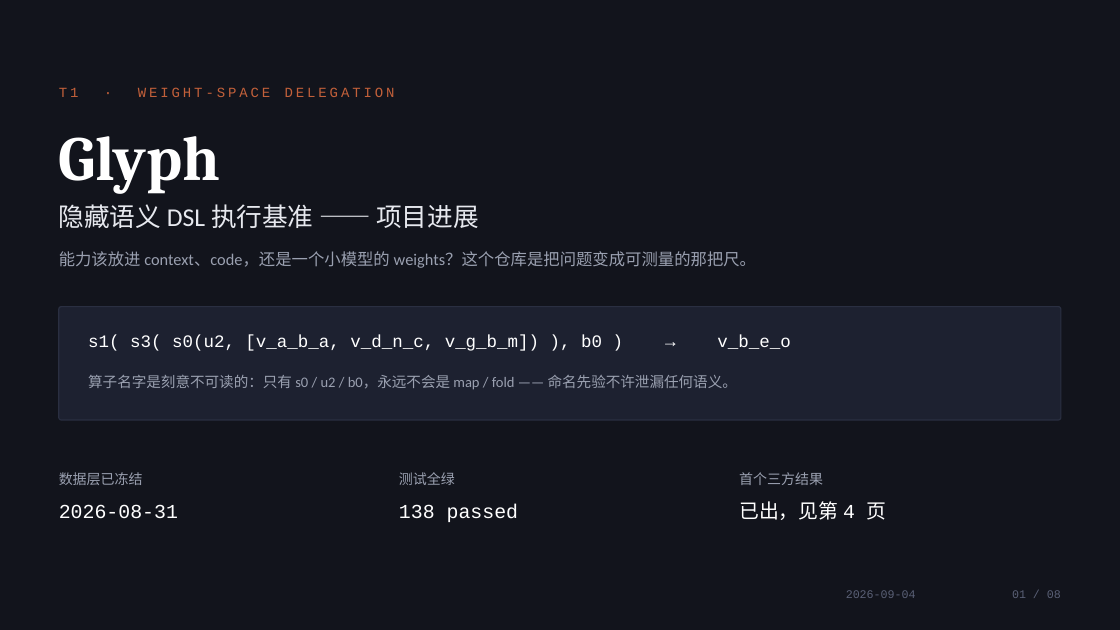
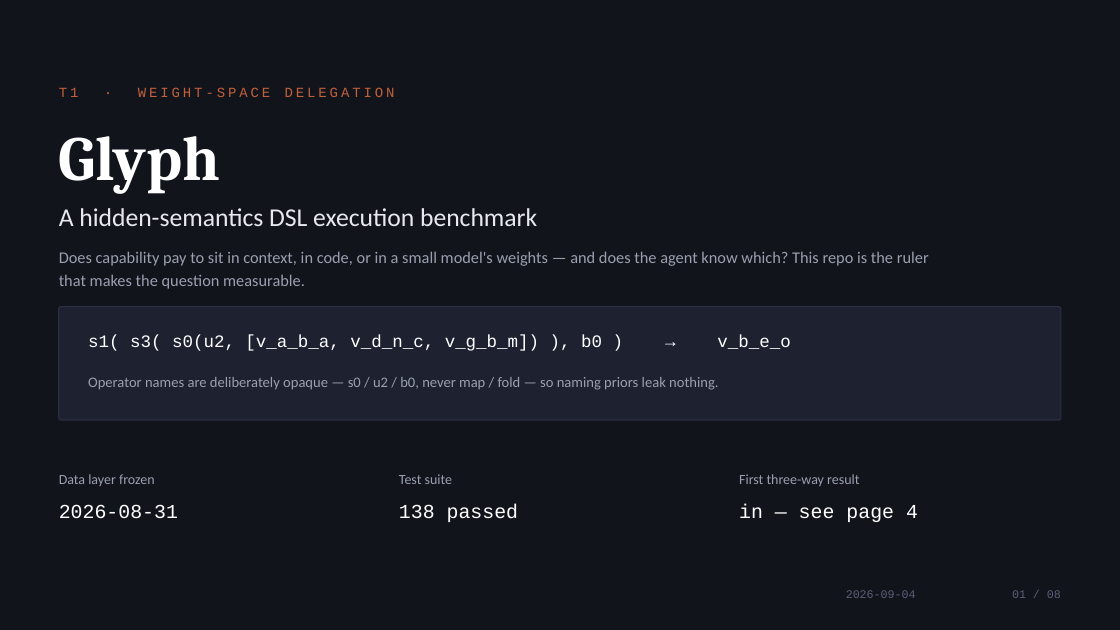
Before and after one commit to ash-ding/Glyph, a slide deck: slide 1 of docs/slides/glyph-progress-2026-09-04.pptx. Drawn at 1120x630 pixels with LibreOffice and Linux fonts; fonts in the diff are those of the drawing. Boxes give left, top, right and bottom in pixels: in the first picture for what was removed or moved away, otherwise in the second. Text is boxed around its words. In the diff, an @@ line names an element or a change of style, - is before the commit and + after.

```diff
--- a/docs/slides/glyph-progress-2026-09-04.pptx
+++ b/docs/slides/glyph-progress-2026-09-04.pptx
@@ text at (59, 208, 537, 226): text changed @@
-隐藏语义 DSL 执行基准 —— 项目进展
+A hidden-semantics DSL execution benchmark
@@ text at (59, 251, 929, 289): text changed @@
-能力该放进 context、code，还是一个小模型的 weights？这个仓库是把问题变成可测量的那把尺。
+Does capability pay to sit in context, in code, or in a small model's weights — and does the agent know which? This repo is the ruler that makes the question measurable.
@@ text at (88, 377, 718, 390): text changed @@
-算子名字是刻意不可读的：只有 s0 / u2 / b0，永远不会是 map / fold —— 命名先验不许泄漏任何语义。
+Operator names are deliberately opaque — s0 / u2 / b0, never map / fold — so naming priors leak nothing.
@@ text at (59, 474, 155, 486): text changed @@
-数据层已冻结
+Data layer frozen
@@ text at (399, 474, 453, 484): text changed @@
-测试全绿
+Test suite
@@ text at (739, 474, 859, 486): text changed @@
-首个三方结果
+First three-way result
@@ text at (739, 504, 918, 522): text changed @@
-已出，见第 4 页
+in — see page 4
```
Also in this commit, not shown: 3 other slides changed, 4 slides added, 4 slides removed, 1 other file.
